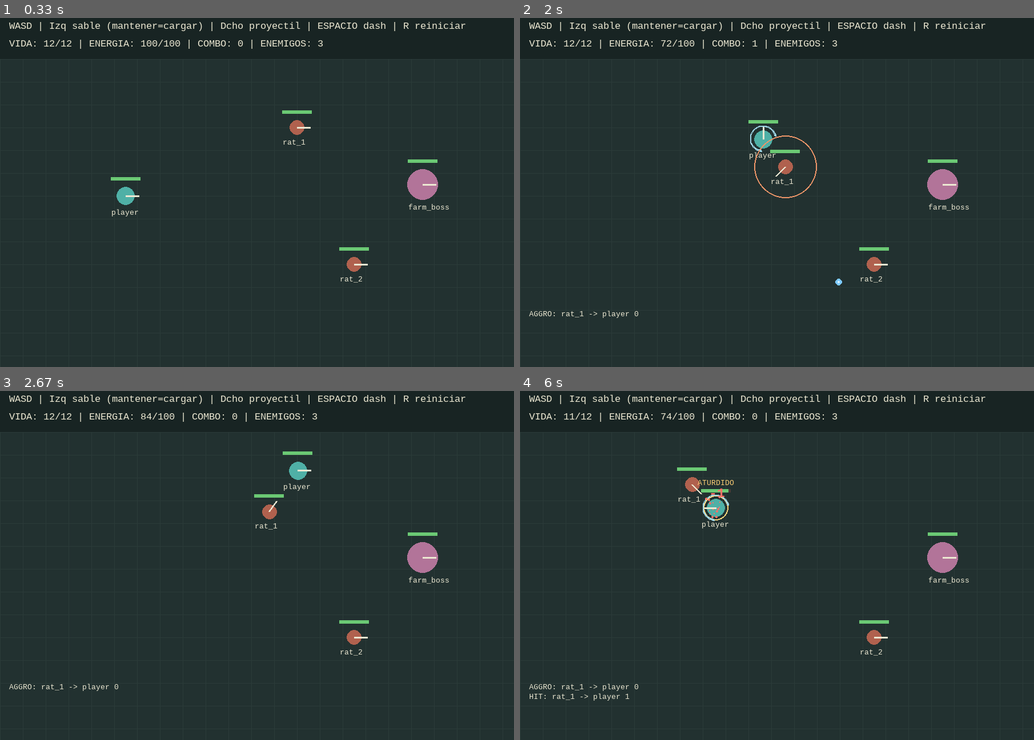
Above: before the commit, frames 1-4 (two rows, left to right).
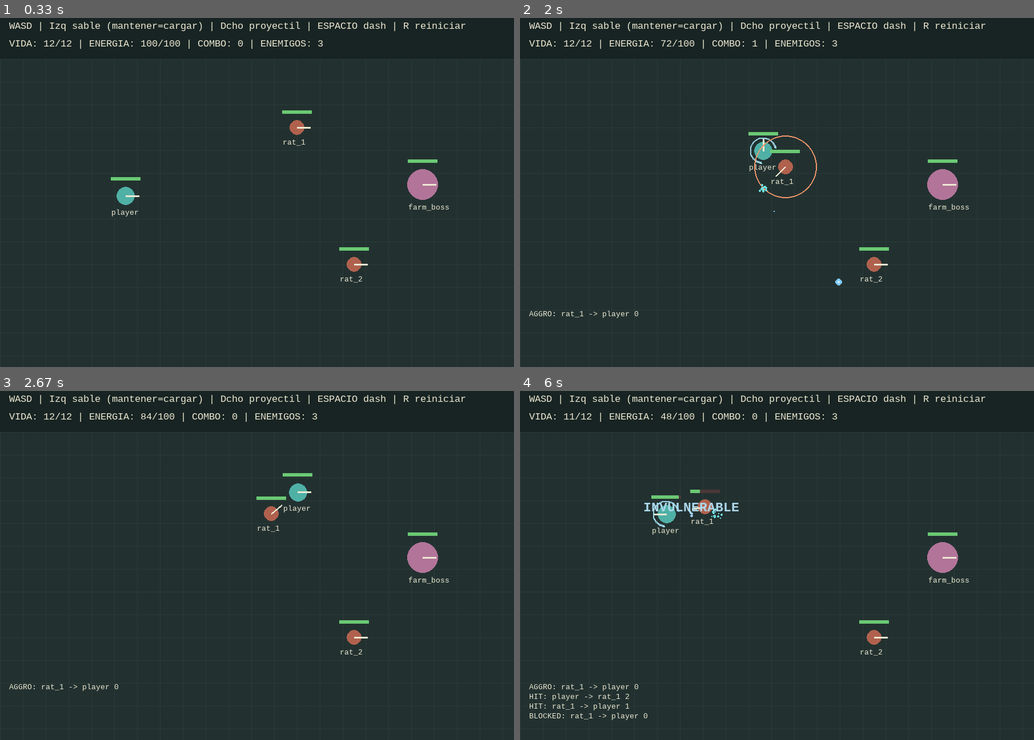
Above: after the commit, the same moments.

Repository: miguellobogc89/Pirats_RPG
Game: pygame game, started from game/combat/action/demo.py
Two runs of this game, one before a commit and one after it. Both use one fixed random seed, a clock stepped at 60 frames per second and the inputs below.
Inputs (mouse positions are in pixels of both pictures, inside the frame that each line leads up to):
- Up to frame 1 (0.33 s): no input
- Up to frame 2 (2 s): tap Space at 0.33, 0.73, 1.03, 1.9 s; hold Right 0.67-1.13 s; click (782, 213) at 1.22 s; right-click (828, 269) at 1.55 s; hold Up from 1.83 s (still down)
- Up to frame 3 (2.67 s): release Up at 2.13 s; hold Right 2.17-2.63 s; tap Space at 2.23, 2.53 s
- Up to frame 4 (6 s): hold Left 2.67-3.2 s; tap Space at 2.73, 3.03, 3.3, 3.97, 4.27, 4.4, 4.8, 5.1, 5.47, 5.87 s; hold Down 3.23-3.53 s; click (854, 439) at 3.62 s; hold Left 3.9-4.3 s; hold Up 4.33-4.7 s; hold Right 4.73-5.37 s; hold Down 5.4-5.77 s; hold Left from 5.8 s (still down)

Frame 1 is identical in both runs. In frame 2, 0.4% of the frame differs, in the area x 44-51%, y 29-56%; in frame 3, 0.6%; in frame 4, 1.4%, in the area x 1-43%, y 6-95%.

Commit message:
Prevent steering during dash and add dash/projectile feedback

Diff:
--- a/game/combat/action/engine.py
+++ b/game/combat/action/engine.py
@@ -91,7 +91,7 @@
 
     def move(self, actor_id, dx, dy, dt):
         actor = self.fighters[actor_id]
-        if not actor.alive or actor.stun > 0:
+        if not actor.alive or actor.stun > 0 or actor.dash_remaining > 0:
             return
         length = math.hypot(dx, dy)
         if length:
--- a/game/combat/action/feedback.py
+++ b/game/combat/action/feedback.py
@@ -55,6 +55,10 @@
             self.shake = max(self.shake, 6.5 * event.intensity)
             self.shake_time = max(self.shake_time, 0.16)
             self._burst(event.x, event.y, 13 + event.amount * 2, color)
+        elif event.kind == "dash":
+            self._burst(event.x, event.y, 12, (110, 225, 226), speed=95)
+        elif event.kind == "shoot":
+            self._burst(event.x, event.y, 8, (125, 202, 255), speed=85)
         elif event.kind == "death":
             self._burst(event.x, event.y, 23, (242, 143, 103))
             self.shake = max(self.shake, 9)
